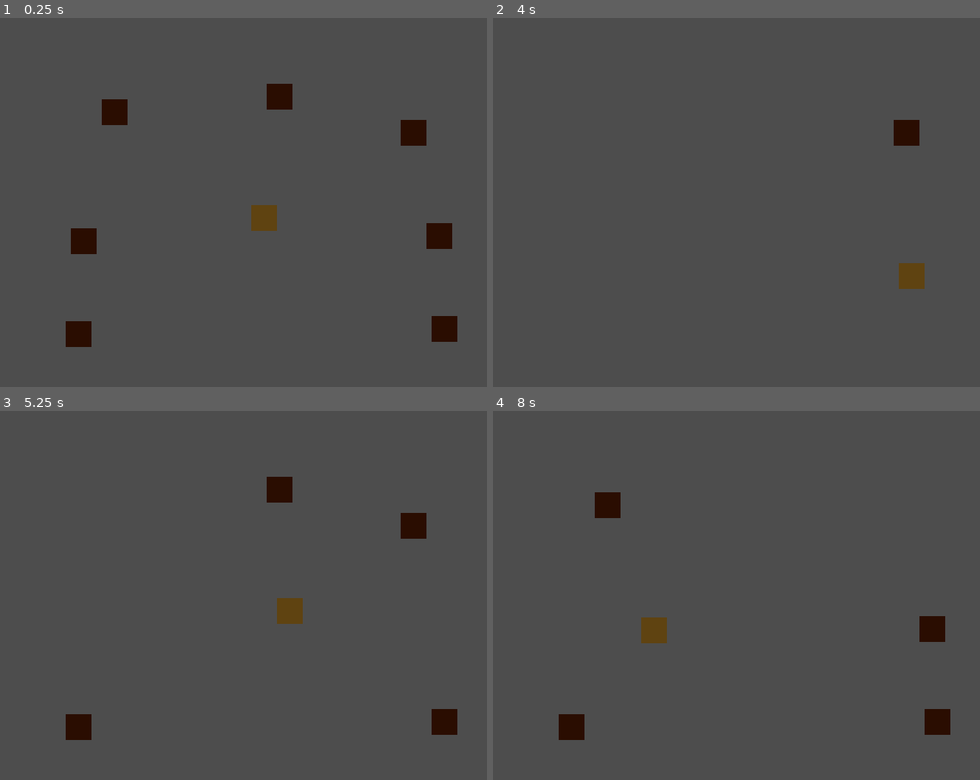
Above: before the commit, frames 1-4 (two rows, left to right).
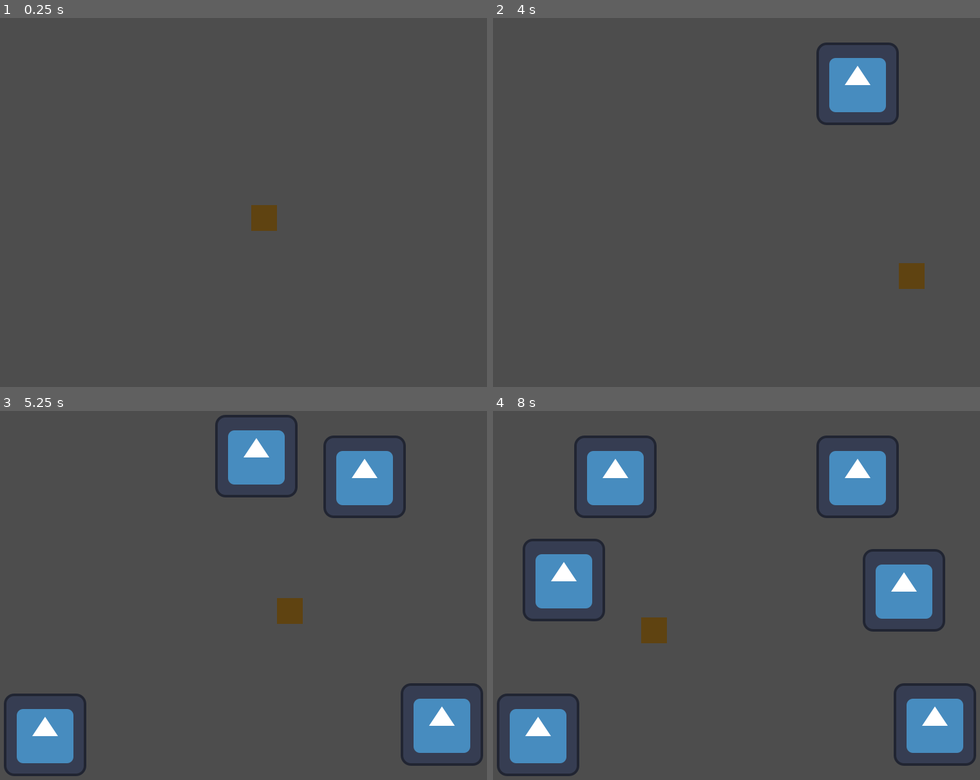
Above: after the commit, the same moments.

Repository: rolika/Mole
Game: Godot game, scene res://main.tscn
The game is run twice, just before and just after one commit, with the same random seed, the same clock (stepped at 60 frames per second) and the same inputs. The engine's default icon, where the game draws it, is replaced by a stand-in: a white triangle on a blue panel in a dark square.
Inputs (mouse positions are in pixels of both pictures, inside the frame that each line leads up to):
- Up to frame 1 (0.25 s): no input
- Up to frame 2 (4 s): tap Enter at 0.5, 2, 3.5 s; move the mouse to (858, 184) at 0.52 s; press the mouse at (858, 184) at 0.53 s; tap Space at 1.25, 2.75 s; move the mouse to (639, 224) at 1.27 s; release the mouse at (639, 224) at 1.28 s; click (639, 224) at 1.35 s; move the mouse to (794, 121) at 2.02 s; press the mouse at (794, 121) at 2.03 s; move the mouse to (717, 283) at 2.77 s; release the mouse at (717, 283) at 2.78 s; click (717, 283) at 2.85 s; move the mouse to (897, 261) at 3.52 s; press the mouse at (897, 261) at 3.53 s
- Up to frame 3 (5.25 s): move the mouse to (97, 540) at 4.27 s; release the mouse at (97, 540) at 4.28 s; click (97, 540) at 4.35 s; tap Space at 5 s; move the mouse to (277, 599) at 5.02 s; press the mouse at (277, 599) at 5.03 s
- Up to frame 4 (8 s): move the mouse to (668, 499) at 5.77 s; release the mouse at (668, 499) at 5.78 s; click (668, 499) at 5.85 s; move the mouse to (858, 577) at 6.52 s; press the mouse at (858, 577) at 6.53 s; move the mouse to (639, 617) at 7.27 s; release the mouse at (639, 617) at 7.28 s; click (639, 617) at 7.35 s

The runs differ from the first frame. In frame 1, 2.6% of the frame differs, in the area x 13-94%, y 17-90%; in frame 2, 2.5%; in frame 3, 9.4%; in frame 4, 13%, in the area x 0-100%, y 6-99%.

Commit message:
add godot-imp as mole

Diff:
--- a/main.tscn
+++ b/main.tscn
@@ -11,25 +11,25 @@
 z_index = 1
 
 [node name="Mole" parent="." instance=ExtResource("2_4tly2")]
-position = Vector2(120, 336)
+position = Vector2(56, 208)
 
 [node name="Mole2" parent="." instance=ExtResource("2_4tly2")]
-position = Vector2(424, 112)
+position = Vector2(344, 16)
 
 [node name="Mole3" parent="." instance=ExtResource("2_4tly2")]
-position = Vector2(168, 136)
+position = Vector2(136, 48)
 
 [node name="Mole4" parent="." instance=ExtResource("2_4tly2")]
-position = Vector2(672, 328)
+position = Vector2(584, 224)
 
 [node name="Mole5" parent="." instance=ExtResource("2_4tly2")]
-position = Vector2(112, 480)
+position = Vector2(16, 448)
 
 [node name="Mole6" parent="." instance=ExtResource("2_4tly2")]
-position = Vector2(680, 472)
+position = Vector2(632, 432)
 
 [node name="Mole7" parent="." instance=ExtResource("2_4tly2")]
-position = Vector2(632, 168)
+position = Vector2(512, 48)
 
 [connection signal="smashed" from="Player" to="Mole" method="_on_player_smashed"]
 [connection signal="smashed" from="Player" to="Mole2" method="_on_player_smashed"]
--- a/mole.gd
+++ b/mole.gd
@@ -13,6 +13,7 @@
 	dancetimer = $DanceTimer
 	init_timer(hidetimer, 5)
 	init_timer(dancetimer, 3)
+	hide()
 
 
 # Called every frame. 'delta' is the elapsed time since the previous frame.
--- a/mole.tscn
+++ b/mole.tscn
@@ -1,21 +1,22 @@
-[gd_scene load_steps=3 format=3 uid="uid://cuywtmn7yllqy"]
+[gd_scene load_steps=4 format=3 uid="uid://cuywtmn7yllqy"]
 
 [ext_resource type="Script" path="res://mole.gd" id="1_munel"]
+[ext_resource type="Texture2D" uid="uid://deivvkh1esoe1" path="res://icon.svg" id="2_ajc8m"]
 
 [sub_resource type="RectangleShape2D" id="RectangleShape2D_a2635"]
-size = Vector2(40, 40)
+size = Vector2(128, 128)
 
 [node name="Mole" type="Area2D"]
 script = ExtResource("1_munel")
 metadata/_edit_group_ = true
 
-[node name="ColorRect" type="ColorRect" parent="."]
+[node name="TextureRect" type="TextureRect" parent="."]
 offset_right = 40.0
 offset_bottom = 40.0
-color = Color(0.164706, 0.0509804, 0.00392157, 1)
+texture = ExtResource("2_ajc8m")
 
 [node name="CollisionShape2D" type="CollisionShape2D" parent="."]
-position = Vector2(20, 20)
+position = Vector2(64, 64)
 shape = SubResource("RectangleShape2D_a2635")
 
 [node name="HideTimer" type="Timer" parent="."]
